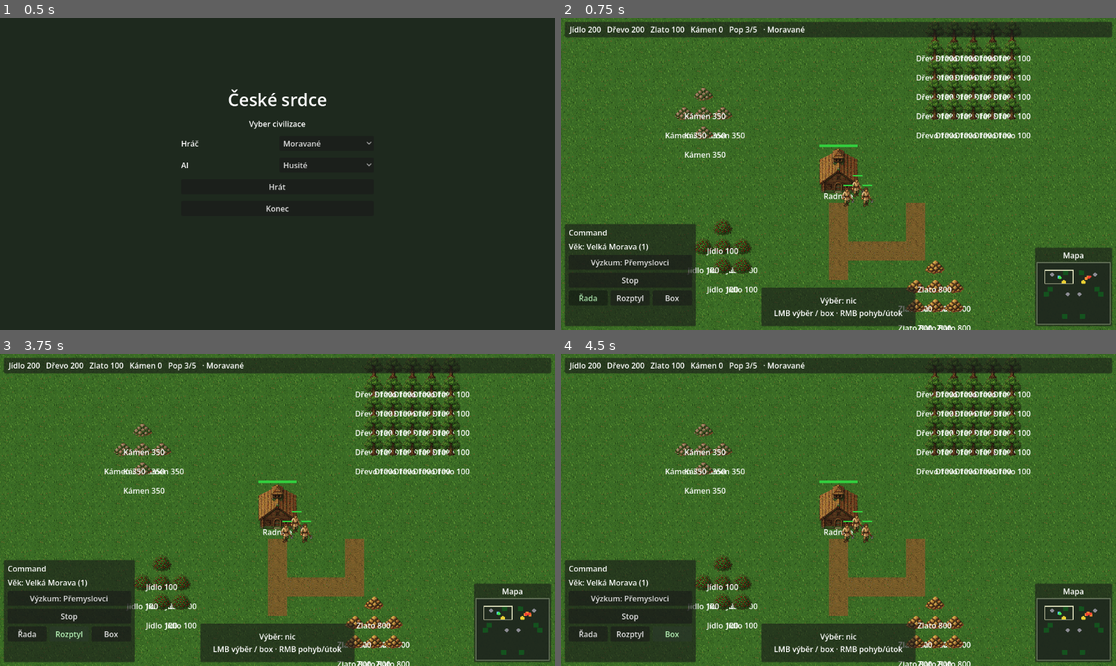
Above: before the commit, frames 1-4 (two rows, left to right).
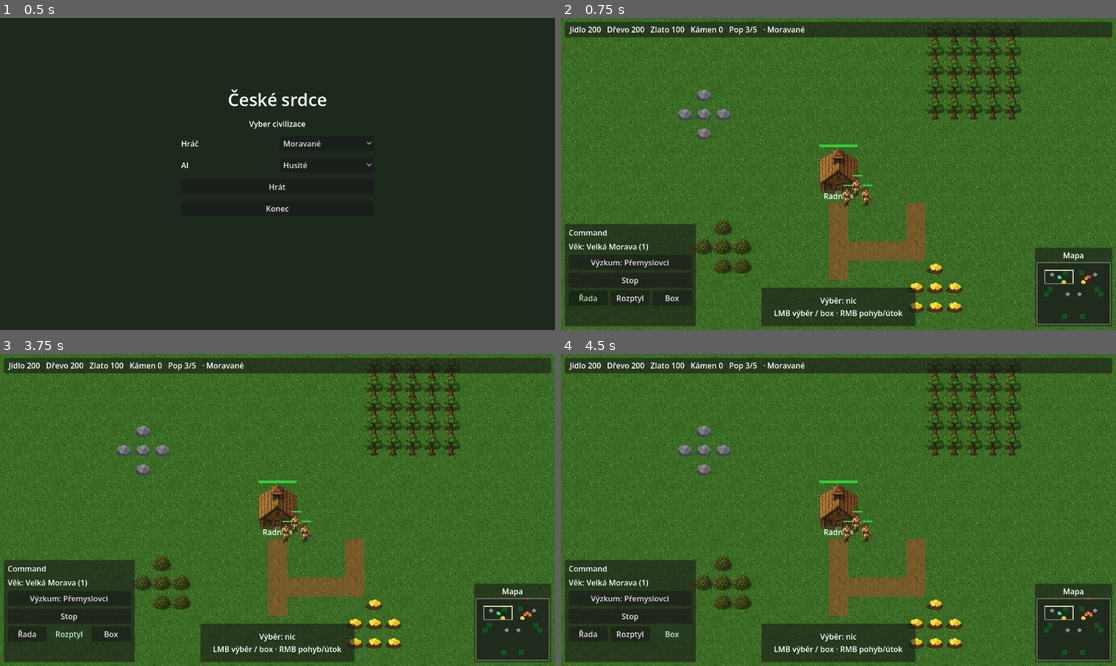
Above: after the commit, the same moments.

Repository: Kosino/ceske-srdce
Game: Godot game, scene res://scenes/ui/MainMenu.tscn
Same seed, same stepped clock (60 frames per second), same inputs: the game is played once before the commit and once after it.
Inputs:
- Up to frame 1 (0.5 s): no input
- Up to frame 2 (0.75 s): click "Hrát" at 0.5 s
- Up to frame 3 (3.75 s): click "Výzkum: Přemyslovci" at 1.25 s; click "Stop" at 2 s; click "Řada" at 2.75 s; click "Rozptyl" at 3.5 s
- Up to frame 4 (4.5 s): click "Box" at 4.25 s

Frame 1 is identical in both runs. In frame 2, 3.0% of the frame differs, in the area x 18-85%, y 11-100%; in frame 3, 3.0%, in the area x 18-96%, y 11-100%; in frame 4, 3.0%.

Commit message:
Fix resource labels overlap and mine visuals
Hide world resource labels; amount in SelectionInfo on hover/select.
Bright yellow gold nuggets vs gray stone; retake map_mines screenshot.

Co-authored-by: Kosino <Kosino@users.noreply.github.com>

Diff:
--- a/autoload/SelectionManager.gd
+++ b/autoload/SelectionManager.gd
@@ -3,10 +3,14 @@
 signal selection_changed(units: Array)
 signal building_selection_changed(building: Node)
 signal formation_changed(kind: String)
+signal resource_focus_changed(resource: ResourceNode)
 
 var selected_units: Array[Node] = []
 ## Selected production building (Radnice / Kasárna / Střelnice) — AoE-like train UI.
 var selected_building: Node = null
+## Selected / hovered map resource — amount shown in SelectionInfo (no world labels).
+var selected_resource: ResourceNode = null
+var hovered_resource: ResourceNode = null
 ## Current formation for group moves (AoE II style).
 var formation: String = FormationData.LINE
 
@@ -22,6 +26,7 @@
 
 func select_single(unit: Node) -> void:
 	_clear_building()
+	clear_resource_selection()
 	clear_selection(false)
 	if unit and is_instance_valid(unit):
 		_add(unit)
@@ -30,6 +35,7 @@
 
 func select_multiple(units: Array) -> void:
 	_clear_building()
+	clear_resource_selection()
 	clear_selection(false)
 	for u in units:
 		if u and is_instance_valid(u):
@@ -39,11 +45,48 @@
 
 func select_building(building: Node) -> void:
 	clear_selection(false)
+	clear_resource_selection()
 	_clear_building()
 	if building and is_instance_valid(building):
 		selected_building = building
 	building_selection_changed.emit(selected_building)
 	selection_changed.emit(selected_units)
+
+
+func select_resource(resource: ResourceNode) -> void:
+	clear_selection(false)
+	_clear_building()
+	clear_resource_selection()
+	if resource and is_instance_valid(resource) and not resource.is_depleted():
+		selected_resource = resource
+		resource.set_resource_selected(true)
+	resource_focus_changed.emit(selected_resource)
+	selection_changed.emit(selected_units)
+
+
+func set_hovered_resource(resource: ResourceNode) -> void:
+	hovered_resource = resource if resource and is_instance_valid(resource) else null
+	resource_focus_changed.emit(focused_resource())
+
+
+func notify_resource_amount_changed(resource: ResourceNode) -> void:
+	if resource == selected_resource or resource == hovered_resource:
+		resource_focus_changed.emit(focused_resource())
+
+
+func focused_resource() -> ResourceNode:
+	if selected_resource and is_instance_valid(selected_resource):
+		return selected_resource
+	if hovered_resource and is_instance_valid(hovered_resource):
+		return hovered_resource
+	return null
+
+
+func clear_resource_selection() -> void:
+	if selected_resource and is_instance_valid(selected_resource):
+		selected_resource.set_resource_selected(false)
+	selected_resource = null
+	resource_focus_changed.emit(focused_resource())
 
 
 func clear_selection(emit_building: bool = true) -> void:
--- a/scripts/input/SelectionController.gd
+++ b/scripts/input/SelectionController.gd
@@ -75,8 +75,13 @@
 	var building := _find_player_building_at(world_pos)
 	if building:
 		SelectionManager.select_building(building)
-	else:
-		SelectionManager.clear_selection()
+		return
+	var resource := _find_resource_at(world_pos)
+	if resource:
+		SelectionManager.select_resource(resource)
+		return
+	SelectionManager.clear_selection()
+	SelectionManager.clear_resource_selection()
 
 
 func _find_player_building_at(world_pos: Vector2) -> Node:
@@ -109,6 +114,7 @@
 			picked.append(node)
 	if picked.is_empty():
 		SelectionManager.clear_selection()
+		SelectionManager.clear_resource_selection()
 	else:
 		SelectionManager.select_multiple(picked)
 
--- a/scripts/map/Map.gd
+++ b/scripts/map/Map.gd
@@ -71,41 +71,64 @@
 	NotificationManager.show_message("Start: Radnice + vesničané + zdroje. F3 debug.")
 
 
-## Villagers mining gold near a gold mine (feature in action).
+## Gold + stone mines with villagers mining (no overlapping world labels).
 func prepare_mines_screenshot() -> void:
 	DisplayServer.window_set_size(Vector2i(1280, 720))
 	var debug := get_node_or_null("DebugPanel")
 	if debug:
 		debug.visible = false
+	# Ensure world resource labels stay hidden.
+	for n in get_tree().get_nodes_in_group("resources"):
+		if n is ResourceNode:
+			var lab := (n as ResourceNode).get_node_or_null("Label") as Label
+			if lab:
+				lab.visible = false
 	var gold: ResourceNode = null
+	var stone: ResourceNode = null
 	for n in get_tree().get_nodes_in_group("gold_mines"):
 		if n is ResourceNode and (n as ResourceNode).global_position.distance_to(PLAYER_TC_POS) < 12.0 * float(TILE):
 			gold = n as ResourceNode
 			break
-	if gold == null:
-		for n in get_tree().get_nodes_in_group("gold_mines"):
-			if n is ResourceNode:
-				gold = n as ResourceNode
-				break
+	for n in get_tree().get_nodes_in_group("stone_mines"):
+		if n is ResourceNode and (n as ResourceNode).global_position.distance_to(PLAYER_TC_POS) < 12.0 * float(TILE):
+			stone = n as ResourceNode
+			break
 	var villagers: Array[Villager] = []
 	for n in get_tree().get_nodes_in_group("player_units"):
-		if n is Villager:
+		if n is Villager and (n as Villager).team == 0:
 			villagers.append(n as Villager)
-	if gold and not villagers.is_empty():
-		var cam := get_node_or_null("Camera2D") as RTSCamera
-		if cam:
-			cam.set_zoom_clamped(1.1)
-			cam.center_at(gold.global_position)
-		for i in mini(3, villagers.size()):
-			villagers[i].global_position = gold.global_position + Vector2(20.0 + float(i) * 14.0, 10.0)
-		var pick: Array = []
-		for i in mini(3, villagers.size()):
-			pick.append(villagers[i])
-		SelectionManager.select_multiple(pick)
-		SelectionManager.issue_gather(gold)
-	await get_tree().create_timer(1.2).timeout
+	while villagers.size() < 4:
+		var v: Villager = VILLAGER_SCENE.instantiate() as Villager
+		v.contribute_population = false
+		v.position = PLAYER_TC_POS + Vector2(40, 40)
+		units.add_child(v)
+		villagers.append(v)
+		await get_tree().physics_frame
+	var focus := gold.global_position if gold else PLAYER_TC_POS
+	if gold and stone:
+		focus = (gold.global_position + stone.global_position) * 0.5
+	var cam := get_node_or_null("Camera2D") as RTSCamera
+	if cam:
+		cam.set_zoom_clamped(0.95)
+		cam.center_at(focus)
+	if gold:
+		for i in mini(2, villagers.size()):
+			villagers[i].global_position = gold.global_position + Vector2(18.0 + float(i) * 12.0, 8.0)
+			villagers[i].assign_gather(gold)
+	if stone and villagers.size() >= 3:
+		for i in range(2, mini(4, villagers.size())):
+			villagers[i].global_position = stone.global_position + Vector2(16.0 + float(i - 2) * 12.0, 8.0)
+			villagers[i].assign_gather(stone)
+	var pick: Array = []
+	for i in mini(4, villagers.size()):
+		pick.append(villagers[i])
+	SelectionManager.select_multiple(pick)
+	# Hover focus shows amount in SelectionInfo without world labels.
+	if gold:
+		SelectionManager.set_hovered_resource(gold)
+	await get_tree().create_timer(1.0).timeout
 	await get_tree().process_frame
-	_save_shot("map_mines.png", SelectionManager.selected_units.size())
+	_save_shot("map_mines.png", pick.size())
 
 
 ## Camera moved + minimap frame visible (feature in action).
@@ -917,20 +940,28 @@
 		])
 	SelectionManager.clear_selection()
 
-	# Czech resource labels on map nodes.
+	# AoE-style: no permanent world labels; Czech names via info_line / SelectionInfo.
 	var czech_ok := true
+	var any_hidden := false
 	for n in get_tree().get_nodes_in_group("resources"):
 		if not (n is ResourceNode):
 			continue
 		var rn := n as ResourceNode
 		var t := rn.get_node_or_null("Label") as Label
-		if t == null:
-			continue
-		if rn.resource_type == "wood" and not t.text.begins_with("Dřevo"):
+		if t != null and t.visible and not t.text.is_empty():
 			czech_ok = false
-		if rn.resource_type == "food" and not t.text.begins_with("Jídlo"):
+		else:
+			any_hidden = true
+		if rn.resource_type == "wood" and not rn.czech_type_name().begins_with("Dřevo"):
 			czech_ok = false
-	print("[TEST] hud czech_labels=%s" % czech_ok)
+		if rn.resource_type == "food" and not rn.czech_type_name().begins_with("Jídlo"):
+			czech_ok = false
+		if rn.resource_type == "gold" and not rn.czech_type_name().begins_with("Zlato"):
+			czech_ok = false
+		if rn.resource_type == "stone" and not rn.czech_type_name().begins_with("Kámen"):
+			czech_ok = false
+	czech_ok = czech_ok and any_hidden
+	print("[TEST] hud resource_info_no_world_labels=%s" % czech_ok)
 
 	if nodes_ok and debug_ok and build_ok and kovarna_locked and czech_ok:
 		print("[TEST] PASS HUD layout + villager builds + DebugPanel hidden")
@@ -1031,7 +1062,24 @@
 	) and is_equal_approx(
 		float(Villager.HARVEST_RATES["stone"]), Villager.WOOD_HARVEST_RATE * 0.9
 	)
-	var ok := seed_ok and fair_ok and harvest_ok and deposit_ok and rate_ok
+	var labels_hidden := true
+	for n in get_tree().get_nodes_in_group("resources"):
+		if not (n is ResourceNode):
+			continue
+		var lab := (n as ResourceNode).get_node_or_null("Label") as Label
+		if lab != null and lab.visible and not str(lab.text).is_empty():
+			labels_hidden = false
+			break
+	# SelectionInfo surfaces amount on resource focus.
+	var info_ok := false
+	if gold_node:
+		SelectionManager.select_resource(gold_node)
+		await get_tree().process_frame
+		var sel := get_node_or_null("UI/SelectionInfo") as SelectionInfo
+		info_ok = sel != null and sel.label != null and sel.label.text.contains("Zlato")
+		SelectionManager.clear_resource_selection()
+	print("[TEST] mines labels_hidden=%s selection_info=%s" % [labels_hidden, info_ok])
+	var ok := seed_ok and fair_ok and harvest_ok and deposit_ok and rate_ok and labels_hidden and info_ok
 	if ok:
 		print("[TEST] PASS map mines seed/fairness/harvest/deposit")
 	else:
--- a/scripts/ui/SelectionInfo.gd
+++ b/scripts/ui/SelectionInfo.gd
@@ -11,6 +11,7 @@
 	SelectionManager.selection_changed.connect(_refresh)
 	SelectionManager.building_selection_changed.connect(_on_building)
 	SelectionManager.formation_changed.connect(_on_formation)
+	SelectionManager.resource_focus_changed.connect(_on_resource)
 	_refresh(SelectionManager.selected_units)
 
 
@@ -22,8 +23,16 @@
 	_refresh(SelectionManager.selected_units)
 
 
+func _on_resource(_r: ResourceNode) -> void:
+	_refresh(SelectionManager.selected_units)
+
+
 func _refresh(_units: Array = []) -> void:
 	if label == null:
+		return
+	var focus := SelectionManager.focused_resource()
+	if focus != null and is_instance_valid(focus):
+		label.text = "Zdroj: %s\n(hover / výběr)" % focus.info_line()
 		return
 	var b := SelectionManager.selected_building
 	if b != null and is_instance_valid(b):
--- a/scripts/world/ResourceNode.gd
+++ b/scripts/world/ResourceNode.gd
@@ -1,5 +1,6 @@
 extends Node2D
 class_name ResourceNode
+## Map resource — no permanent world labels (AoE: amount in SelectionInfo on hover/select).
 
 signal depleted
 
@@ -16,6 +17,9 @@
 @onready var visual: Sprite2D = $Visual
 @onready var label: Label = $Label
 
+var _hovered: bool = false
+var _selected: bool = false
+
 
 func _ready() -> void:
 	add_to_group("resources")
@@ -28,8 +32,56 @@
 			add_to_group("stone_mines")
 		"food":
 			add_to_group("berry_bushes")
-	_refresh_label()
+	if label:
+		label.visible = false
+		label.text = ""
 	_apply_resource_sprite()
+	_ensure_hover_area()
+
+
+func _ensure_hover_area() -> void:
+	if has_node("HoverArea"):
+		return
+	var area := Area2D.new()
+	area.name = "HoverArea"
+	area.input_pickable = true
+	area.monitoring = false
+	area.monitorable = false
+	var shape := CollisionShape2D.new()
+	var circle := CircleShape2D.new()
+	circle.radius = 22.0
+	shape.shape = circle
+	area.add_child(shape)
+	add_child(area)
+	area.mouse_entered.connect(_on_mouse_entered)
+	area.mouse_exited.connect(_on_mouse_exited)
+
+
+func _on_mouse_entered() -> void:
+	_hovered = true
+	SelectionManager.set_hovered_resource(self)
+	_refresh_selection_glow()
+
+
+func _on_mouse_exited() -> void:
+	_hovered = false
+	if SelectionManager.hovered_resource == self:
+		SelectionManager.set_hovered_resource(null)
+	_refresh_selection_glow()
+
+
+func set_resource_selected(on: bool) -> void:
+	_selected = on
+	_refresh_selection_glow()
+
+
+func _refresh_selection_glow() -> void:
+	if visual == null:
+		return
+	if _selected or _hovered:
+		visual.modulate = Color(1.15, 1.15, 1.15, 1.0)
+	else:
+		visual.modulate = Color.WHITE
 
 
 func _apply_resource_sprite() -> void:
@@ -44,14 +96,13 @@
 		"stone":
 			tex = TEX_STONE
 		_:
-			# Alternate oak/pine for wood nodes.
 			var h := int(round(global_position.x * 0.05) + round(global_position.y * 0.05))
 			tex = TEX_TREE_OAK if h % 2 == 0 else TEX_TREE_PINE
 	visual.texture = tex
 	visual.centered = true
 	visual.texture_filter = CanvasItem.TEXTURE_FILTER_NEAREST
-	# Feet / trunk near origin bottom.
 	visual.offset = Vector2(0.0, 8.0 - float(tex.get_height()) * 0.5)
+	_refresh_selection_glow()
 
 
 func is_depleted() -> bool:
@@ -63,14 +114,15 @@
 		return 0
 	var taken := mini(amount, amount_remaining)
 	amount_remaining -= taken
-	_refresh_label()
+	if SelectionManager.selected_resource == self or SelectionManager.hovered_resource == self:
+		SelectionManager.notify_resource_amount_changed(self)
 	if is_depleted():
 		depleted.emit()
 		queue_free()
 	return taken
 
 
-func _czech_type_name() -> String:
+func czech_type_name() -> String:
 	match resource_type:
 		"wood":
 			return "Dřevo"
@@ -84,6 +136,12 @@
 			return resource_type.capitalize()
 
 
-func _refresh_label() -> void:
-	if label:
-		label.text = "%s %d" % [_czech_type_name(), amount_remaining]
+func info_line() -> String:
+	return "%s — zbývá %d" % [czech_type_name(), amount_remaining]
+
+
+func _exit_tree() -> void:
+	if SelectionManager.hovered_resource == self:
+		SelectionManager.set_hovered_resource(null)
+	if SelectionManager.selected_resource == self:
+		SelectionManager.clear_resource_selection()
Binary file changed: assets/sprites/resources/gold_mine.png
Binary file changed: assets/sprites/resources/stone_mine.png
Binary file changed: docs/screenshots/map_mines.png
